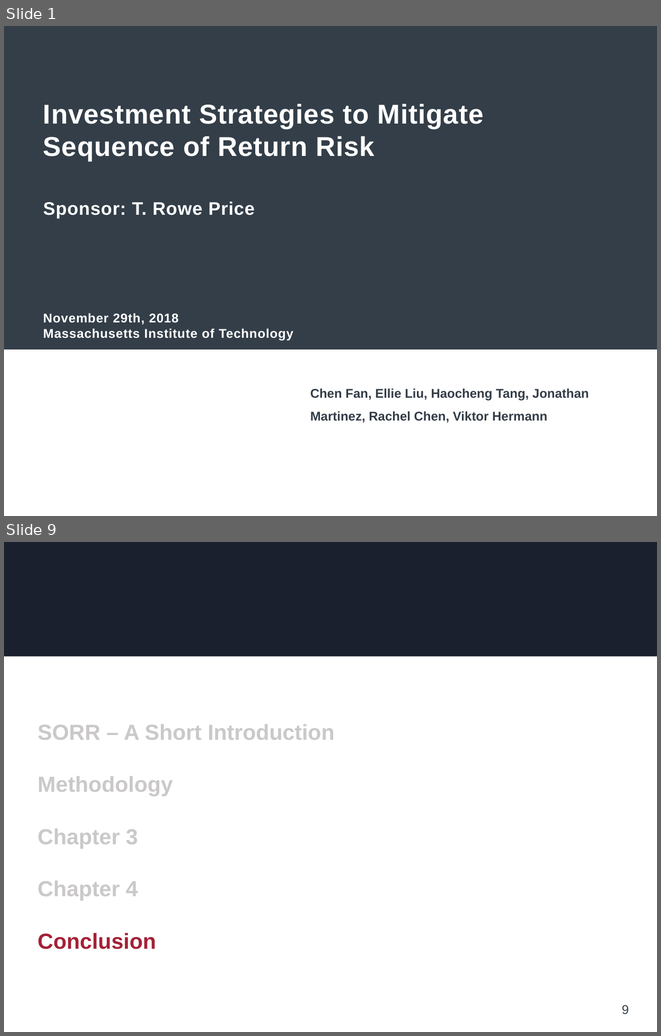
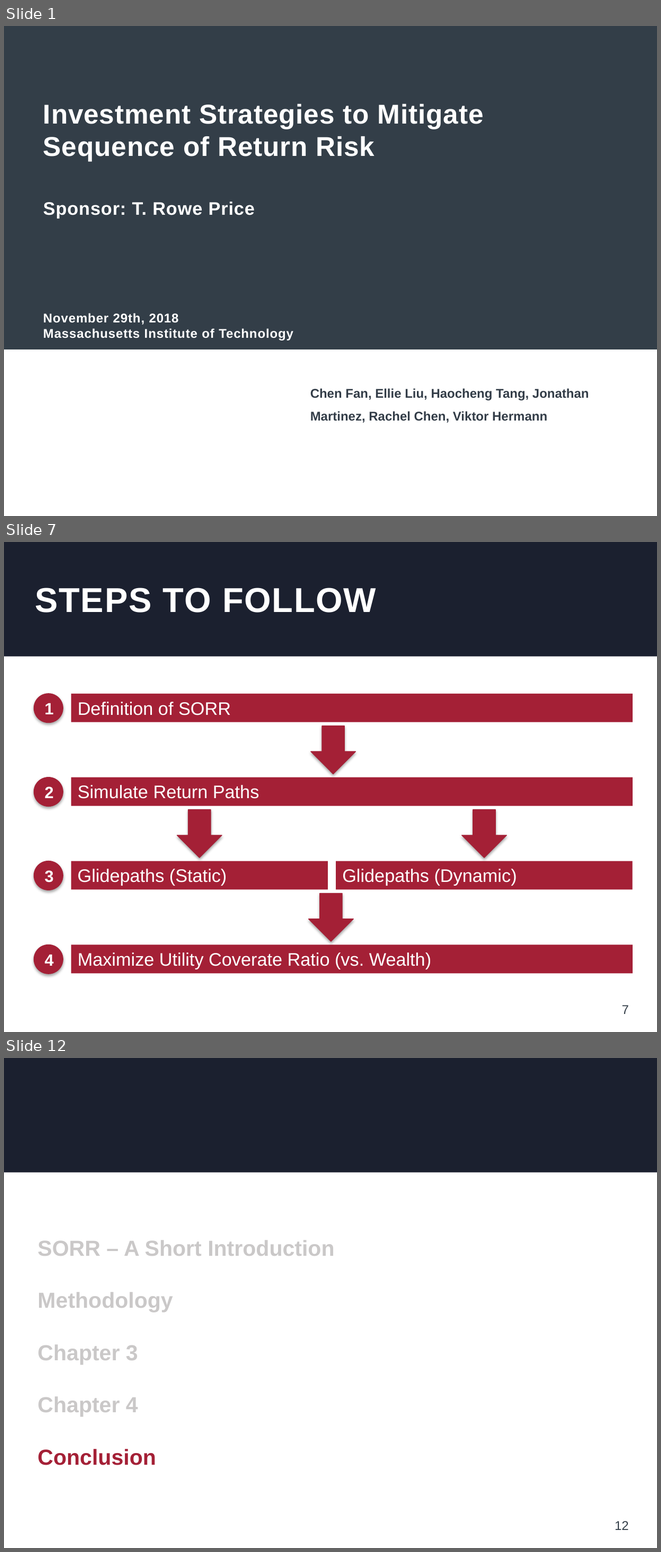
Before and after one commit to hermannviktor/15.451-Proseminar-IM, a slide deck: PPT_Presentation_v2.pptx. Shown one above the other, each under a label of ours: slides 1 and 9 before the commit, slides 1, 7 and 12 after it; the slides between them are not shown. The pictures are 661x1036 and 661x1552 pixels, drawn with LibreOffice and Linux fonts; fonts in the diff are those of the drawing; background and template pictures are left out. Boxes give left, top, right and bottom in pixels: in the first picture for what was removed or moved away, otherwise in the second. Text is boxed around its words. In the diff, an @@ line names an element or a change of style, - is before the commit and + after.

```diff
--- a/PPT_Presentation_v2.pptx
+++ b/PPT_Presentation_v2.pptx
@@ slide 7 added at box(4, 542, 657, 1032), background #FFFFFF; not listed: 1 template element that a slide beside it also shows @@
@@ text added at box(35, 588, 376, 612), 38 pt, text #FFFFFF, bold @@
+STEPS TO FOLLOW
@@ ellipse added at box(34, 694, 63, 722), fill #A42036, outline #A42036 0.75 pt, 18 pt, text #FFFFFF, bold @@
+1
@@ rectangle added at box(71, 694, 633, 722), fill #A42036, 20 pt, text #FFFFFF @@
+Definition of SORR
@@ down arrow added at box(311, 725, 356, 774), fill #A42036, outline #A42036 0.75 pt @@
@@ ellipse added at box(34, 777, 63, 806), fill #A42036, outline #A42036 0.75 pt, 18 pt, text #FFFFFF, bold @@
+2
@@ rectangle added at box(71, 777, 633, 806), fill #A42036, 20 pt, text #FFFFFF @@
+Simulate Return Paths
@@ down arrow added at box(177, 810, 222, 858), fill #A42036, outline #A42036 0.75 pt @@
@@ down arrow added at box(462, 810, 507, 858), fill #A42036, outline #A42036 0.75 pt @@
@@ ellipse added at box(34, 861, 63, 889), fill #A42036, outline #A42036 0.75 pt, 18 pt, text #FFFFFF, bold @@
+3
@@ rectangle added at box(71, 861, 328, 889), fill #A42036, 20 pt, text #FFFFFF @@
+Glidepaths (Static)
@@ rectangle added at box(336, 861, 632, 889), fill #A42036, 20 pt, text #FFFFFF @@
+Glidepaths (Dynamic)
@@ down arrow added at box(308, 893, 353, 942), fill #A42036, outline #A42036 0.75 pt @@
@@ ellipse added at box(34, 944, 63, 973), fill #A42036, outline #A42036 0.75 pt, 18 pt, text #FFFFFF, bold @@
+4
@@ rectangle added at box(71, 944, 633, 973), fill #A42036, 20 pt, text #FFFFFF @@
+Maximize Utility Coverate Ratio (vs. Wealth)
@@ page number added at box(622, 1005, 629, 1014), 14 pt, text #333E48 @@
+7
@@ what was slide 9 is now slide 12 @@
@@ page number at box(615, 1521, 629, 1530): text changed @@
-9
+12
```
Also in this commit, not shown: 7 slides changed, 2 other slides added, 17 other files.
